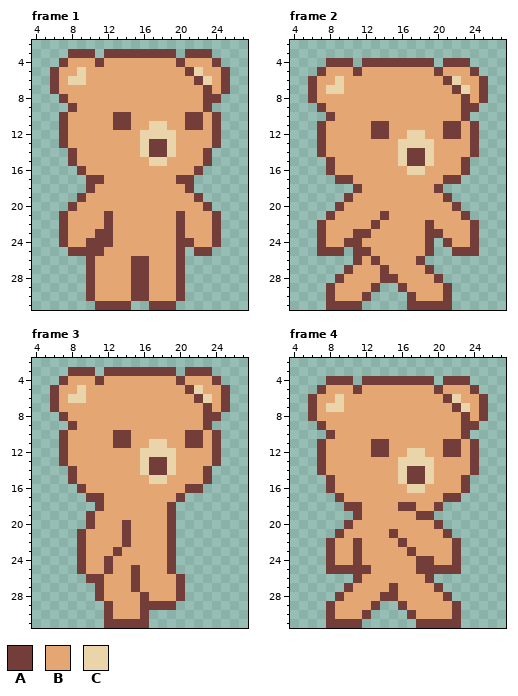
Two states of a animated GIF sprite, walking_negative.gif. Above: the version before the commit.
The file is 256x256 pixels, drawn in blocks of 8x8; one block is one cell here. Shown: frame 1: x 4..27, y 2..31; frame 2: x 4..27, y 2..31; frame 3: x 4..27, y 2..31; frame 4: x 4..27, y 2..31. The commit also changed other frames, which this record leaves out.
Palette (. is transparent): A #733e39  B #e4a672  C #ead4aa
Pixels before, frame 1, first column x 6:
 3 ..AAA.AAAAAAAA.AAA..
 4 .ABBBABBBBBBBBABBBA.
 5 ABBCBBBBBBBBBBBACBBA
 6 ABCCBBBBBBBBBBBBACBA
 7 ABBBBBBBBBBBBBBBBABA
 8 .ABBBBBBBBBBBBBBBAA.
 9 ..ABBBBBBBBBBBBBBA..
10 .ABBBBBAABBBBBBAABA.
11 .ABBBBBAABBCCBBAABA.
12 .ABBBBBBBBCCCCBBBBA.
13 .ABBBBBBBBCAACBBBBA.
14 ..ABBBBBBBCAACBBBA..
15 ..ABBBBBBBBCCBBBBA..
16 ...ABBBBBBBBBBBBA...
17 ....AABBBBBBBBAA....
18 ....ABBBBBBBBBBA....
19 ...ABBBBBBBBBBBBA...
20 ..ABBBBBBBBBBBBBBA..
21 .ABBBBABBBBBBBABBBA.
22 .ABBBBABBBBBBBABBBA.
23 .ABBBAABBBBBBBABBBA.
24 .ABBAAABBBBBBBAABBA.
25 ..AAAABBBBBBBBA.AA..
26 ....ABBBBAABBBA.....
27 ....ABBBBAABBBA.....
28 ....ABBBBAABBBA.....
29 ....ABBBBAABBBA.....
30 ....ABBBBAABBBA.....
31 .....AAAA..AAA......
Pixels before, frame 2, first column x 6:
 4 ..AAA.AAAAAAAA.AAA..
 5 .ABBBABBBBBBBBABBBA.
 6 ABBCBBBBBBBBBBBACBBA
 7 ABCCBBBBBBBBBBBBACBA
 8 ABBBBBBBBBBBBBBBBABA
 9 .ABBBBBBBBBBBBBBBAA.
10 ..ABBBBBBBBBBBBBBA..
11 .ABBBBBAABBBBBBAABA.
12 .ABBBBBAABBCCBBAABA.
13 .ABBBBBBBBCCCCBBBBA.
14 .ABBBBBBBBCAACBBBBA.
15 ..ABBBBBBBCAACBBBA..
16 ..ABBBBBBBBCCBBBBA..
17 ...AABBBBBBBBBBAA...
18 .....ABBBBBBBBA.....
19 ....ABBBBBBBBBBA....
20 ...ABBBBBBBBBBBBA...
21 ..ABBBBBABBBBBBBBA..
22 .ABBBBBABBBBBABBBBA.
23 .ABBBAABBBBBBAABBBA.
24 .ABBAABBBBBBBA.ABBA.
25 .AAA.AABBBBBBA..AAA.
26 .....ABABBBBA.......
27 ....ABBBABBBBA......
28 ...ABBBBAABBBBA.....
29 ..ABBBBA..ABBBBA....
30 ..ABBBA....ABBBA....
31 ..AAAA.....AAAAA....
Pixels before, frame 3, first column x 6:
 3 ..AAA.AAAAAAAA.AAA..
 4 .ABBBABBBBBBBBABBBA.
 5 ABBCBBBBBBBBBBBACBBA
 6 ABCCBBBBBBBBBBBBACBA
 7 ABBBBBBBBBBBBBBBBABA
 8 .ABBBBBBBBBBBBBBBAA.
 9 ..ABBBBBBBBBBBBBBA..
10 .ABBBBBAABBBBBBAABA.
11 .ABBBBBAABBCCBBAABA.
12 .ABBBBBBBBCCCCBBBBA.
13 .ABBBBBBBBCAACBBBBA.
14 ..ABBBBBBBCAACBBBA..
15 ..ABBBBBBBBCCBBBBA..
16 ...ABBBBBBBBBBBAA...
17 ....AABBBBBBBBA.....
18 .....ABBBBBBBA......
19 ....ABBBBBBBBA......
20 ....ABBBABBBBA......
21 ...ABBBBABBBBA......
22 ...ABBBBABBBBA......
23 ...ABBBABBBBBA......
24 ...ABBABBBBBBA......
25 ...ABBABBABBBA......
26 ....AABBBABBBBA.....
27 .....ABBBABBBBA.....
28 .....ABBBBABBBA.....
29 ......ABBBAAAA......
30 ......ABBBA.........
31 ......AAAAA.........
Pixels before, frame 4, first column x 6:
 4 ..AAA.AAAAAAAA.AAA..
 5 .ABBBABBBBBBBBABBBA.
 6 ABBCBBBBBBBBBBBACBBA
 7 ABCCBBBBBBBBBBBBACBA
 8 ABBBBBBBBBBBBBBBBABA
 9 .ABBBBBBBBBBBBBBBAA.
10 ..ABBBBBBBBBBBBBBA..
11 .ABBBBBAABBBBBBAABA.
12 .ABBBBBAABBCCBBAABA.
13 .ABBBBBBBBCCCCBBBBA.
14 .ABBBBBBBBCAACBBBBA.
15 ..ABBBBBBBCAACBBBA..
16 ..ABBBBBBBBCCBBBBA..
17 ...ABBBBBBBBBBBAA...
18 ....AABBBBAABBA.....
19 .....ABBBBBBAA......
20 ....ABBBBBBBBBA.....
21 ...ABBBBBABBBBBA....
22 ..ABBABBBBABBBBBA...
23 ..ABBABBBBBABBBBA...
24 ..ABBABBBBBBAABBA...
25 ..AAAAABBBBBAAAAA...
26 .....ABBBBBBBA......
27 ....ABBBBABBBBA.....
28 ...ABBBBAABBBBBA....
29 ..ABBBBA..ABBBBBA...
30 ..ABBBA....ABBBBA...
31 ..AAAA......AAAAA...
New version:
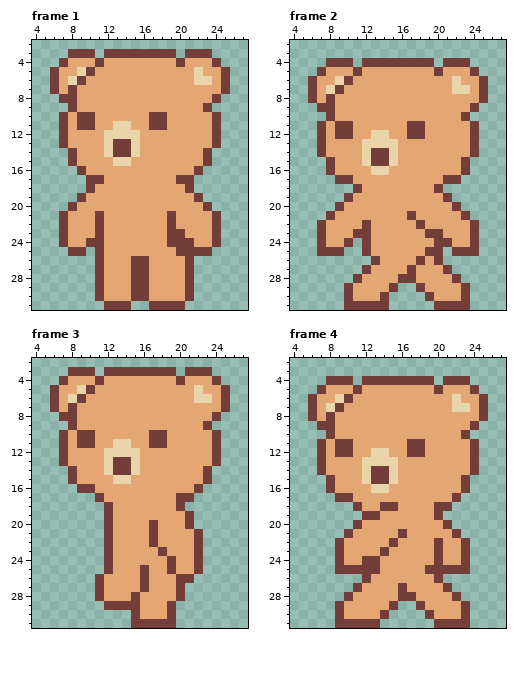
Changes in this commit:
Changed rows in their new state; - is an unchanged pixel.
Frame 1:
first column x 8:
 5 --A----------B--
 6 -A------------C-
 7 A--------------B
 8 A--------------B
10 -AA--BB--AA--BB-
11 -AA--CC--AA--BB-
12 ----CCCCBBBB----
13 ----CAACBBBB----
14 ----CAACBBBB----
15 -----CC--BB-----
first column x 10:
21 -AB------AB-
22 -AB------AB-
23 --B------A--
24 --B------A--
25 .----------A
26 .A--------BA
27 .A--------BA
28 .A--------BA
29 .A--------BA
30 .A--------BA
31 -.--------A-
Frame 2:
first column x 8:
 6 --A----------B--
 7 -A------------C-
 8 A--------------B
 9 A--------------B
11 -AA--BB--AA--BB-
12 -AA--CC--AA--BB-
13 ----CCCCBBBB----
14 ----CAACBBBB----
15 ----CAACBBBB----
16 -----CC--BB-----
first column x 8:
21 ------B--A------
22 ----AB----AB----
24 ---.A------BA---
25 ---.--------A---
26 ---..------BA---
27 --..A-B--A-BBA--
28 -..A--BBAA--BBA-
29 ..A--BBA..A--BBA
30 ..A-BBA--..A-BBA
31 ..--AAA--...--AA
Frame 3:
first column x 8:
 5 --A----------B--
 6 -A------------C-
 7 A--------------B
 8 A--------------B
10 -AA--BB--AA--BB-
11 -AA--CC--AA--BB-
12 ----CCCCBBBB----
13 ----CAACBBBB----
14 ----CAACBBBB----
15 -----CC--BB-----
16 --A----------B--
17 --.----------A--
18 ---.A------BA---
19 --..A------BBA--
20 --..A-B--A-BBA--
21 -...A-B--A-BBBA-
22 -...A-B--A-BBBA-
23 -...AB----ABBBA-
24 -...--------BBA-
25 -...---BA---BBA-
26 --.----BA----A--
27 -------BA-------
28 -------AB-------
29 -----AAABBB-----
30 ----...ABBBA----
31 ----...--AAA----
Frame 4:
first column x 8:
 6 --A----------B--
 7 -A------------C-
 8 A--------------B
 9 A--------------B
11 -AA--BB--AA--BB-
12 -AA--CC--AA--BB-
13 ----CCCCBBBB----
14 ----CAACBBBB----
15 ----CAACBBBB----
16 -----CC--BB-----
17 --A----------B--
18 --.---AABB---A--
19 ---.AA----BBA---
20 --.A--------BA--
21 -.A----BA----BA-
22 .A-B---AB---A-BA
23 .A-B--A--B--A-BA
24 .A-BAA----BBA-BA
25 .----A----B----A
26 ---.A------BA---
27 --.A---BA---BA--
28 -.A---BBAA---BA-
29 .A---BBA..A---BA
30 .A--BBA--..A--BA
31 .---AA----..---A
Changed places in both pictures, as pixel boxes (x1, y1, x2, y2):
changed: (68, 67, 212, 166)
changed: (86, 211, 113, 310)
changed: (167, 211, 194, 310)
changed: (326, 76, 470, 175)
changed: (326, 211, 470, 310)
changed: (68, 385, 212, 628)
changed: (326, 394, 470, 628)
